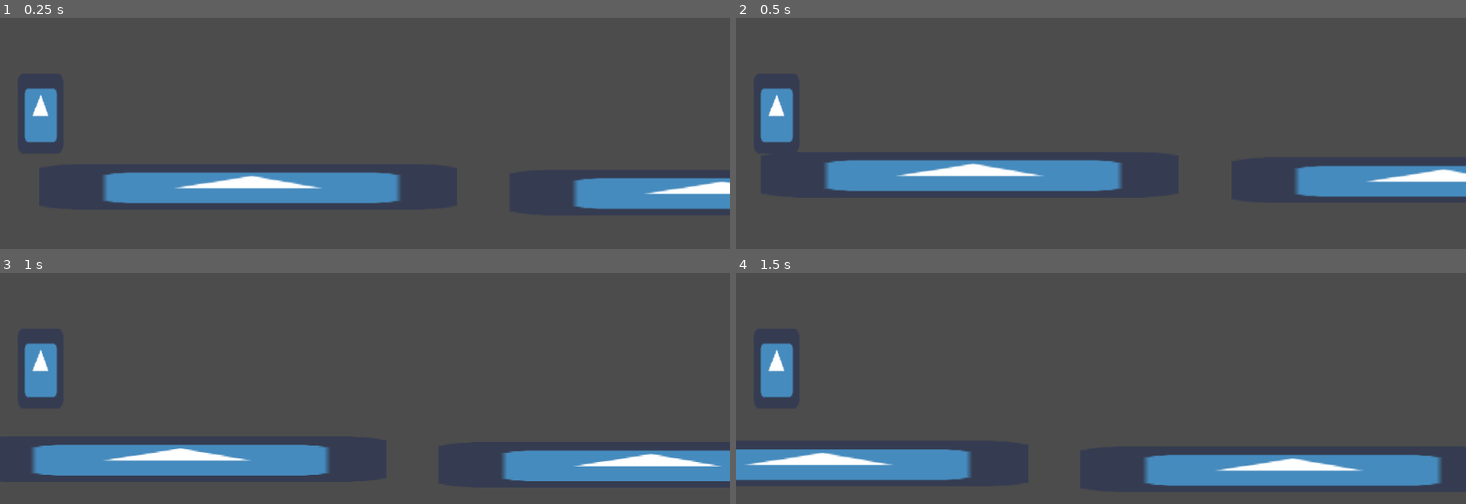
Above: before the commit, frames 1-4 (two rows, left to right).
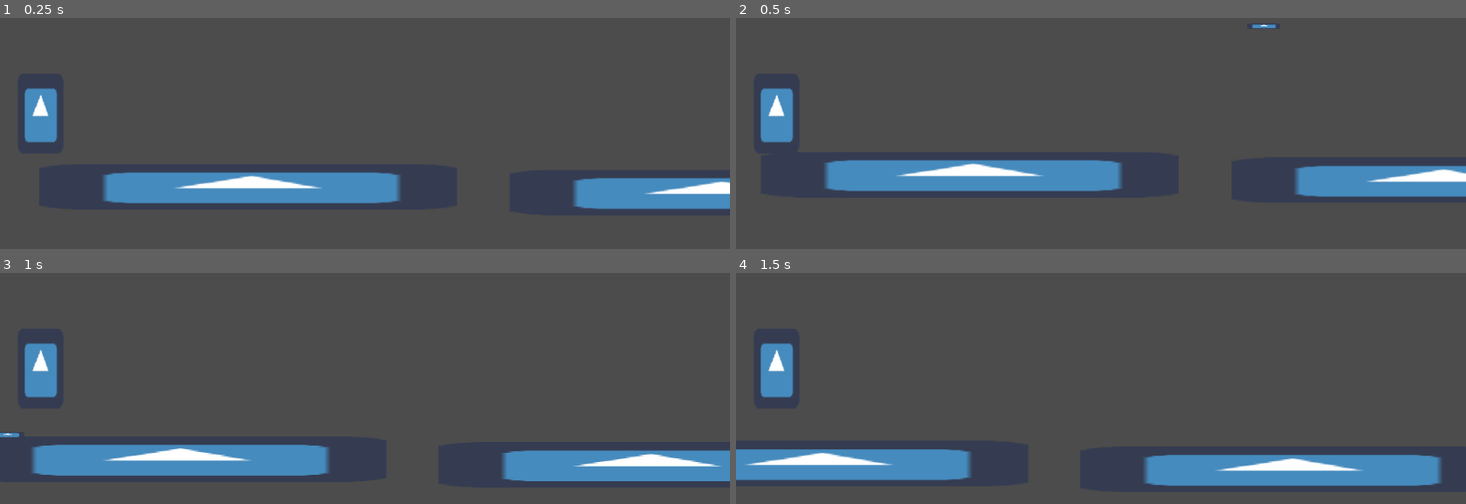
Above: after the commit, the same moments.

Repository: HillTopRhythm/PASSAGE-ECGJ
Game: Godot game, scene res://main scene.tscn
Two runs of this game, one before a commit and one after it. Both use one fixed random seed, a clock stepped at 60 frames per second and the inputs below. The engine's default icon, where the game draws it, is replaced by a stand-in: a white triangle on a blue panel in a dark square.
Inputs:
- Up to frame 1 (0.25 s): no input
- Up to frame 2 (0.5 s): no input
- Up to frame 3 (1 s): tap Space (jump) at 0.77 s
- Up to frame 4 (1.5 s): no input

Frame 1 is identical in both runs. In frame 2, less than 0.1% of the frame differs, in the area x 70-74%, y 2-5%; in frame 3, less than 0.1%; in frame 4, nothing differs.

Commit message:
added arrowe

Diff:
--- a/Passage/KinematicBody2D.gd
+++ b/Passage/KinematicBody2D.gd
@@ -8,5 +8,5 @@
 # Called when the node enters the scene tree for the first time.
 func _physics_process(delta):
 	velocity.y += gravity * delta
-	velocity.x = lerp(velocity.x, move_speed * delta, 1)
+	velocity.x = move_speed
 	velocity = move_and_slide(velocity, movement)
--- a/Passage/arrow.tscn
+++ b/Passage/arrow.tscn
@@ -7,7 +7,10 @@
 extents = Vector2( 20.0038, 3.24376 )
 
 [node name="arrow" type="Node2D"]
-position = Vector2( 455.806, 251.753 )
+position = Vector2( 899.718, 200.202 )
+__meta__ = {
+"_edit_group_": true
+}
 
 [node name="KinematicBody2D" type="KinematicBody2D" parent="."]
 script = ExtResource( 1 )
--- a/Passage/main scene.tscn
+++ b/Passage/main scene.tscn
@@ -1,7 +1,8 @@
-[gd_scene load_steps=5 format=2]
+[gd_scene load_steps=6 format=2]
 
 [ext_resource path="res://player.gd" type="Script" id=1]
 [ext_resource path="res://icon.png" type="Texture" id=2]
+[ext_resource path="res://arrow.tscn" type="PackedScene" id=3]
 
 [sub_resource type="RectangleShape2D" id=2]
 extents = Vector2( 29.1588, 55.4017 )
@@ -88,3 +89,6 @@
 position = Vector2( 349.068, 327.356 )
 scale = Vector2( 9.16, 1 )
 texture = ExtResource( 2 )
+
+[node name="arrow" parent="." instance=ExtResource( 3 )]
+position = Vector2( 1411.17, 54.4501 )
